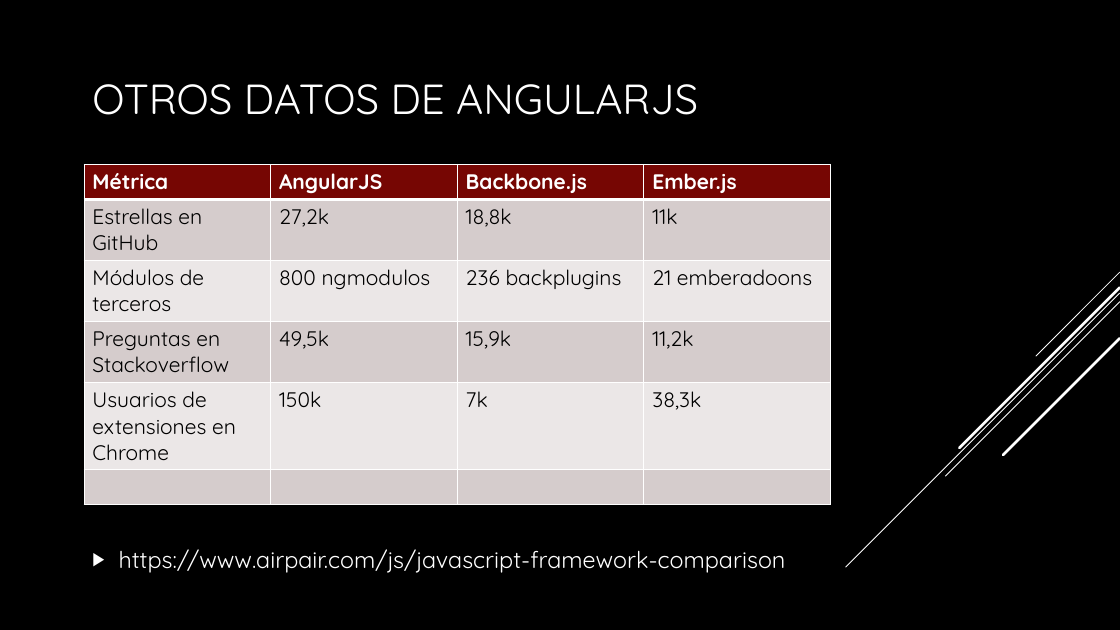
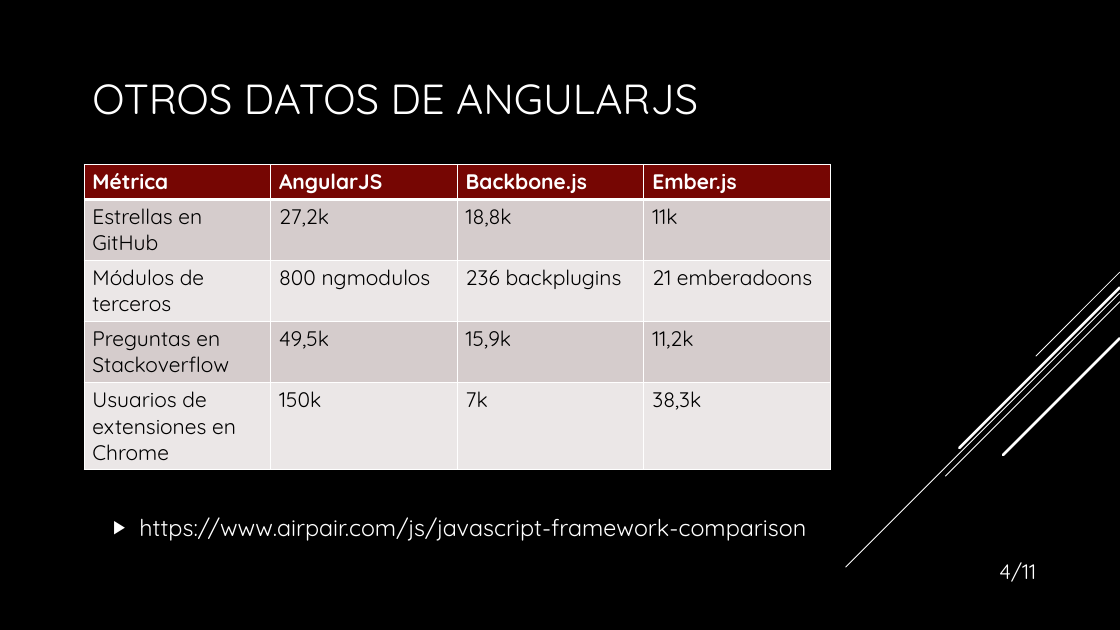
Before and after one commit to PaytonZ/AW-PracticaLibre, a slide deck: slide 4 of AngularJS Práctica Libre AW.pptx. Drawn at 1120x630 pixels with LibreOffice and Linux fonts; fonts in the diff are those of the drawing; background and template pictures are left out. Boxes give left, top, right and bottom in pixels: in the first picture for what was removed or moved away, otherwise in the second. Text is boxed around its words. In the diff, an @@ line names an element or a change of style, - is before the commit and + after.

```diff
--- a/AngularJS Práctica Libre AW.pptx
+++ b/AngularJS Práctica Libre AW.pptx
@@ table at [84,165,830,465] @@
-row 6:  |  |  | 
@@ text "https://www.airpair.com/js/javascript-framework-comparison": place and size @@
-text "https://www.airpair.com/js/javascript-framework-comparison" at [119,549,786,573]
+text "https://www.airpair.com/js/javascript-framework-comparison" at [139,517,806,541]
@@ text "https://www.airpair.com/js/javascript-framework-comparison" at [139,517,806,541]: alignment left to centre @@
@@ text added at [999,562,1036,582], 18 pt, text #FFFFFF @@
+4/11
```
Also in this commit, not shown: 5 other slides changed, 5 slides added, 1 other file.
